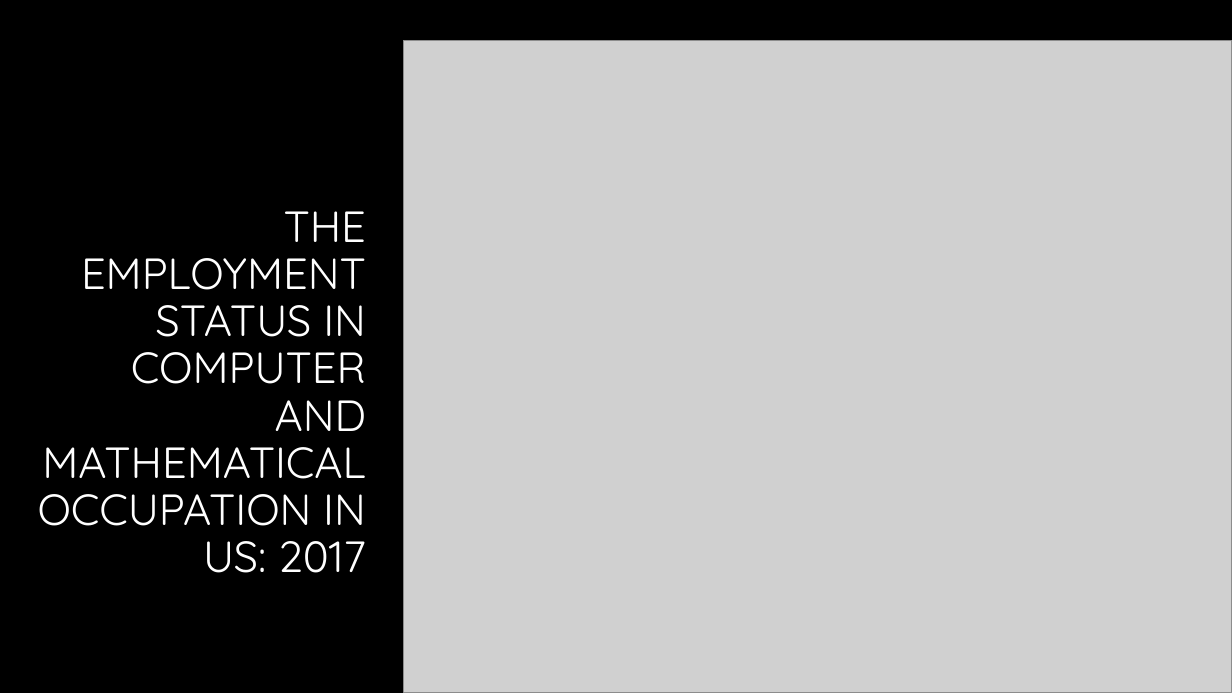
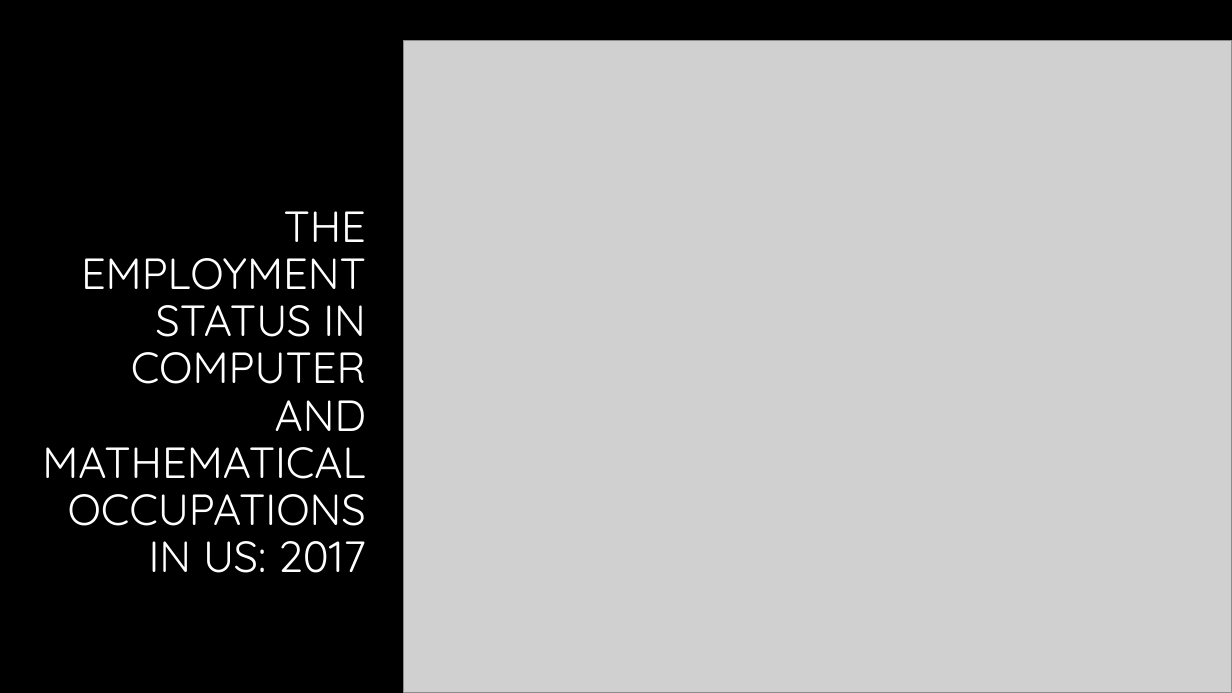
Before and after one commit to WCW789/Project1, a slide deck: slide 10 of Group_5_Presentation.pptx. Drawn at 1232x693 pixels with LibreOffice and Linux fonts; fonts in the diff are those of the drawing; grey boxes stand for pictures; background and template pictures are left out. Boxes give left, top, right and bottom in pixels: in the first picture for what was removed or moved away, otherwise in the second. Text is boxed around its words. In the diff, an @@ line names an element or a change of style, - is before the commit and + after.

```diff
--- a/Group_5_Presentation.pptx
+++ b/Group_5_Presentation.pptx
@@ title at (42,211,366,573): text changed @@
-THE EMPLOYMENT STATUS IN COMPUTER AND MATHEMATICAL OCCUPATION IN US: 2017
+THE EMPLOYMENT STATUS IN COMPUTER AND MATHEMATICAL OCCUPATIONS IN US: 2017
```
Also in this commit, not shown: 7 other slides changed.
